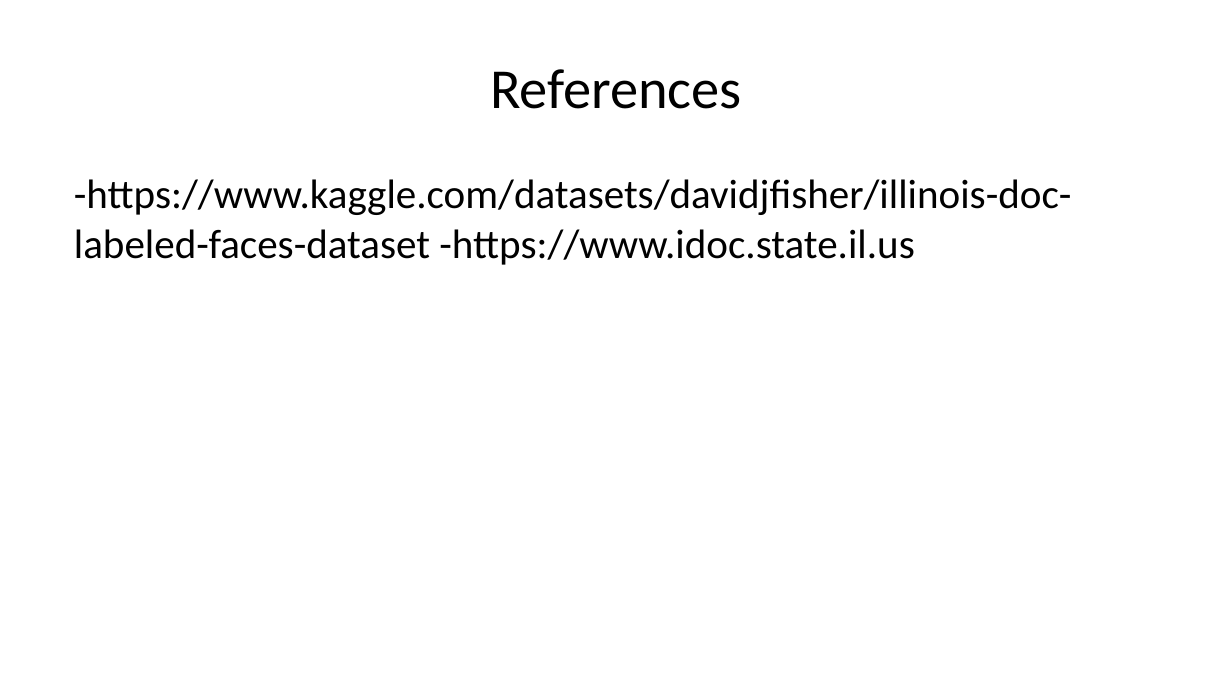
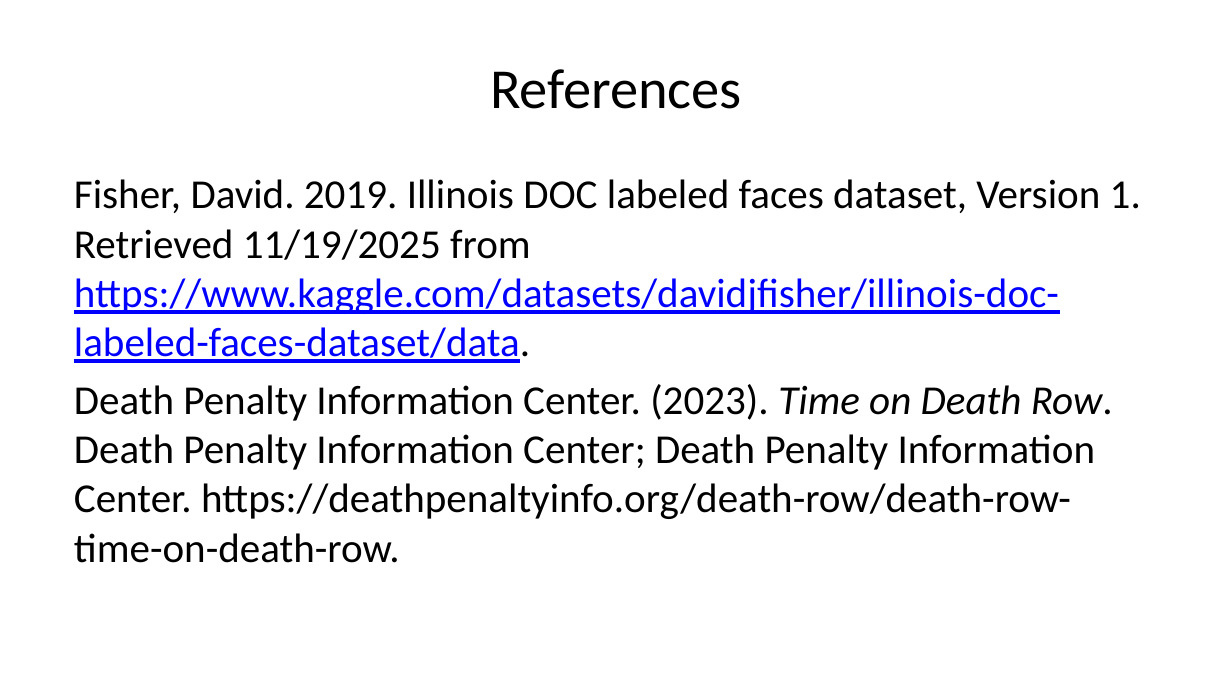
Before and after one commit to dsci445-csu/project-5, a slide deck: slide 18 of Presentation/Presentation.pptx. Drawn at 1232x693 pixels with LibreOffice and Linux fonts; fonts in the diff are those of the drawing. Boxes give left, top, right and bottom in pixels: in the first picture for what was removed or moved away, otherwise in the second. Text is boxed around its words. In the diff, an @@ line names an element or a change of style, - is before the commit and + after.

Commit message:
add conclusion and references

```diff
--- a/Presentation/Presentation.pptx
+++ b/Presentation/Presentation.pptx
@@ text at [74, 179, 1141, 563]: text changed @@
--https://www.kaggle.com/datasets/davidjfisher/illinois-doc-labeled-faces-dataset -https://www.idoc.state.il.us
+Fisher, David. 2019. Illinois DOC labeled faces dataset, Version 1. Retrieved 11/19/2025 from https://www.kaggle.com/datasets/davidjfisher/illinois-doc-labeled-faces-dataset/data.
+Death Penalty Information Center. (2023). Time on Death Row. Death Penalty Information Center; Death Penalty Information Center. https://deathpenaltyinfo.org/death-row/death-row-time-on-death-row.
```
Also in this commit, not shown: 1 other slide changed, 1 slide added, 1 slide removed, 1 other file.
